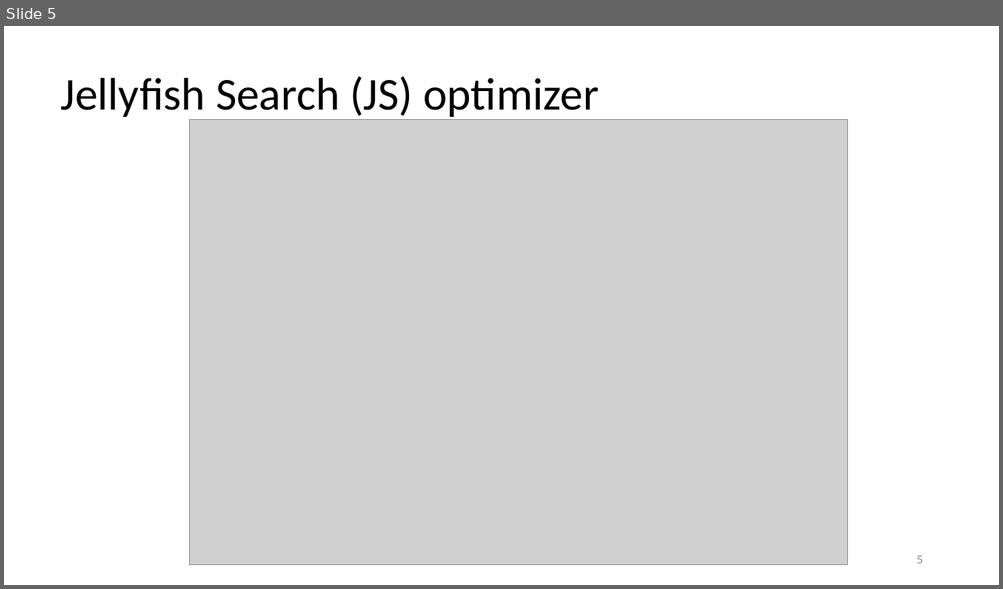
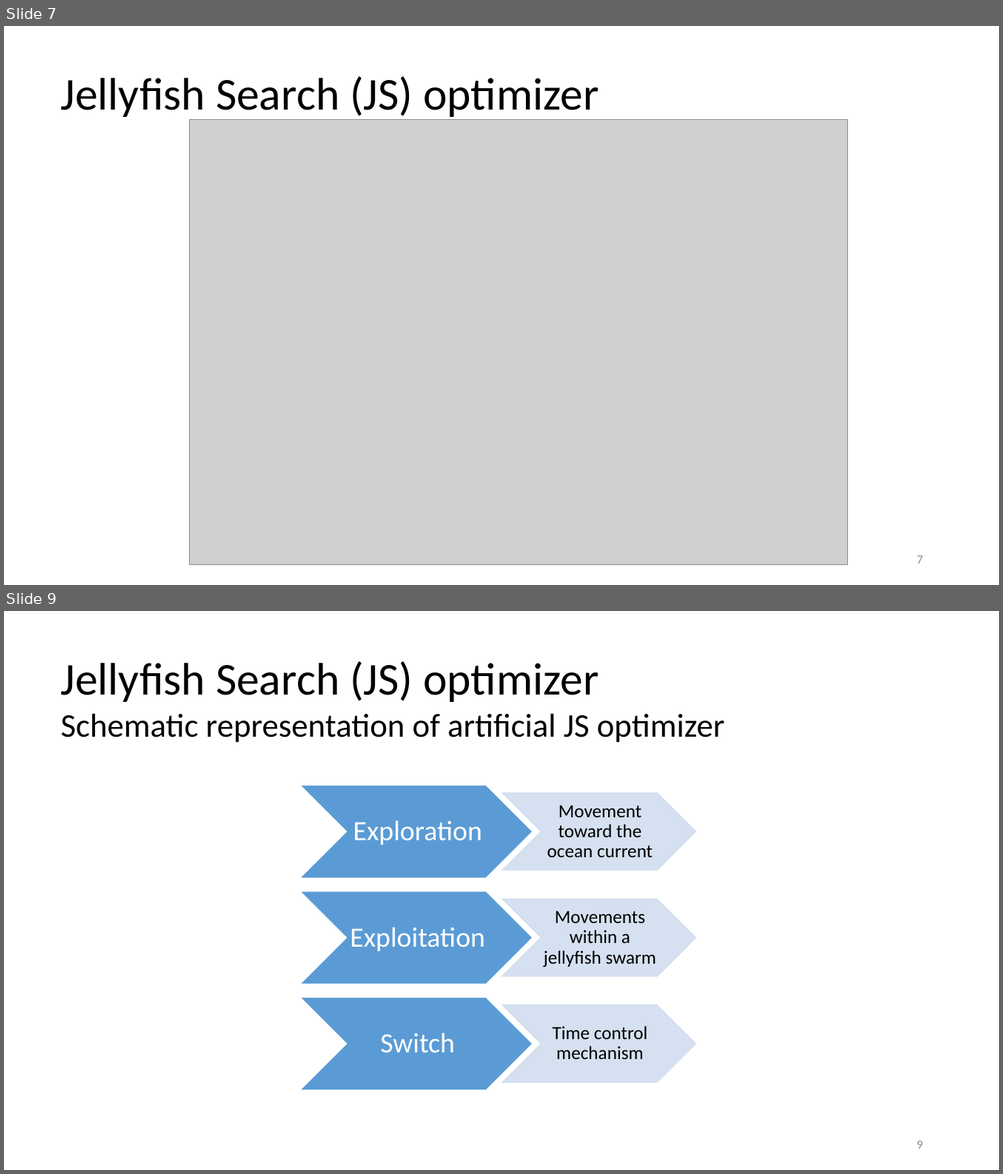
Before and after one commit to Mahadi-Ahammed/pptshare, a slide deck: Jellyfish.pptx. Shown one above the other, each under a label of ours: slide 5 before the commit, slides 7 and 9 after it; the slides between them are not shown. The pictures are 1003x589 and 1003x1174 pixels, drawn with LibreOffice and Linux fonts; fonts in the diff are those of the drawing; grey boxes stand for pictures. Boxes give left, top, right and bottom in pixels: in the first picture for what was removed or moved away, otherwise in the second. Text is boxed around its words. In the diff, an @@ line names an element or a change of style, - is before the commit and + after.

```diff
--- a/Jellyfish.pptx
+++ b/Jellyfish.pptx
@@ slide 9 added at box(4, 611, 999, 1170), background #FFFFFF @@
@@ text added at box(61, 661, 725, 743), 32 pt, text #000000 @@
+Jellyfish Search (JS) optimizer
+Schematic representation of artificial JS optimizer
@@ group added at box(299, 786, 696, 1091): 6 chevrons, 6 texts @@
+Exploration
+Movement toward the ocean current
+Exploitation
+Movements within a jellyfish swarm
+Switch
+Time control mechanism
@@ page number added at box(916, 1141, 922, 1149), 12 pt, text #8C8C8C @@
+9
@@ what was slide 5 is now slide 7 @@
@@ page number at box(916, 556, 922, 564): text changed @@
-5
+7
```
Also in this commit, not shown: 3 slides changed, 1 other slide added, 1 slide removed.
